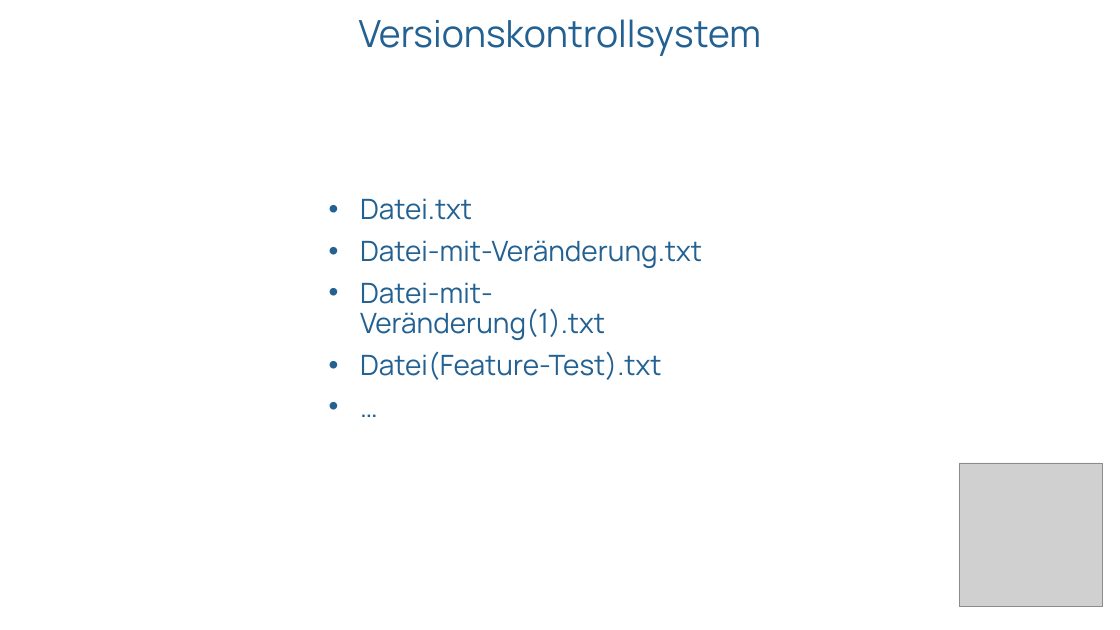
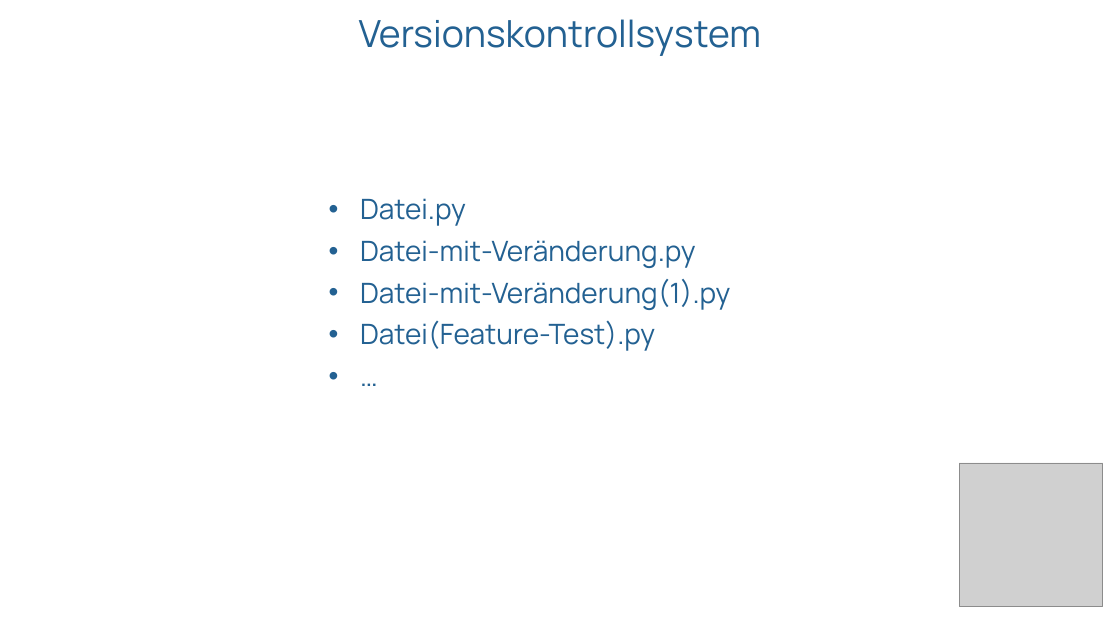
Before and after one commit to win10trainer/gtt, a slide deck: slide 3 of Git&GitHub.pptx. Drawn at 1120x630 pixels with LibreOffice and Linux fonts; fonts in the diff are those of the drawing; grey boxes stand for pictures; background and template pictures are left out. Boxes give left, top, right and bottom in pixels: in the first picture for what was removed or moved away, otherwise in the second. Text is boxed around its words. In the diff, an @@ line names an element or a change of style, - is before the commit and + after.

```diff
--- a/Git&GitHub.pptx
+++ b/Git&GitHub.pptx
@@ text at bbox=[360, 198, 730, 351]: text changed @@
-• Datei.txt
-• Datei-mit-Veränderung.txt
-• Datei-mit-Veränderung(1).txt
-• Datei(Feature-Test).txt
+• Datei.py
+• Datei-mit-Veränderung.py
+• Datei-mit-Veränderung(1).py
+• Datei(Feature-Test).py
```
Also in this commit, not shown: 6 other slides changed, 1 slide added.
